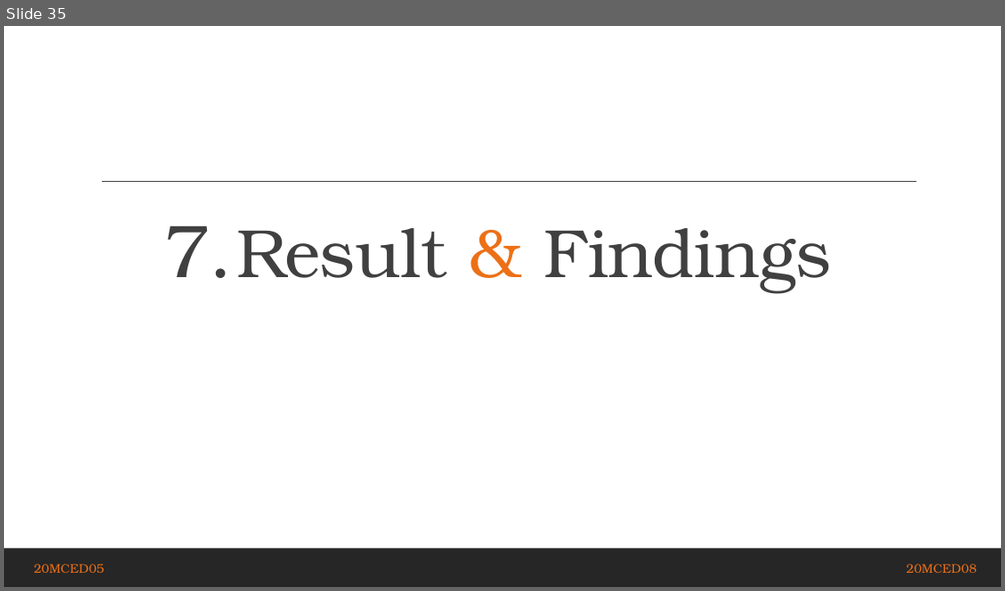
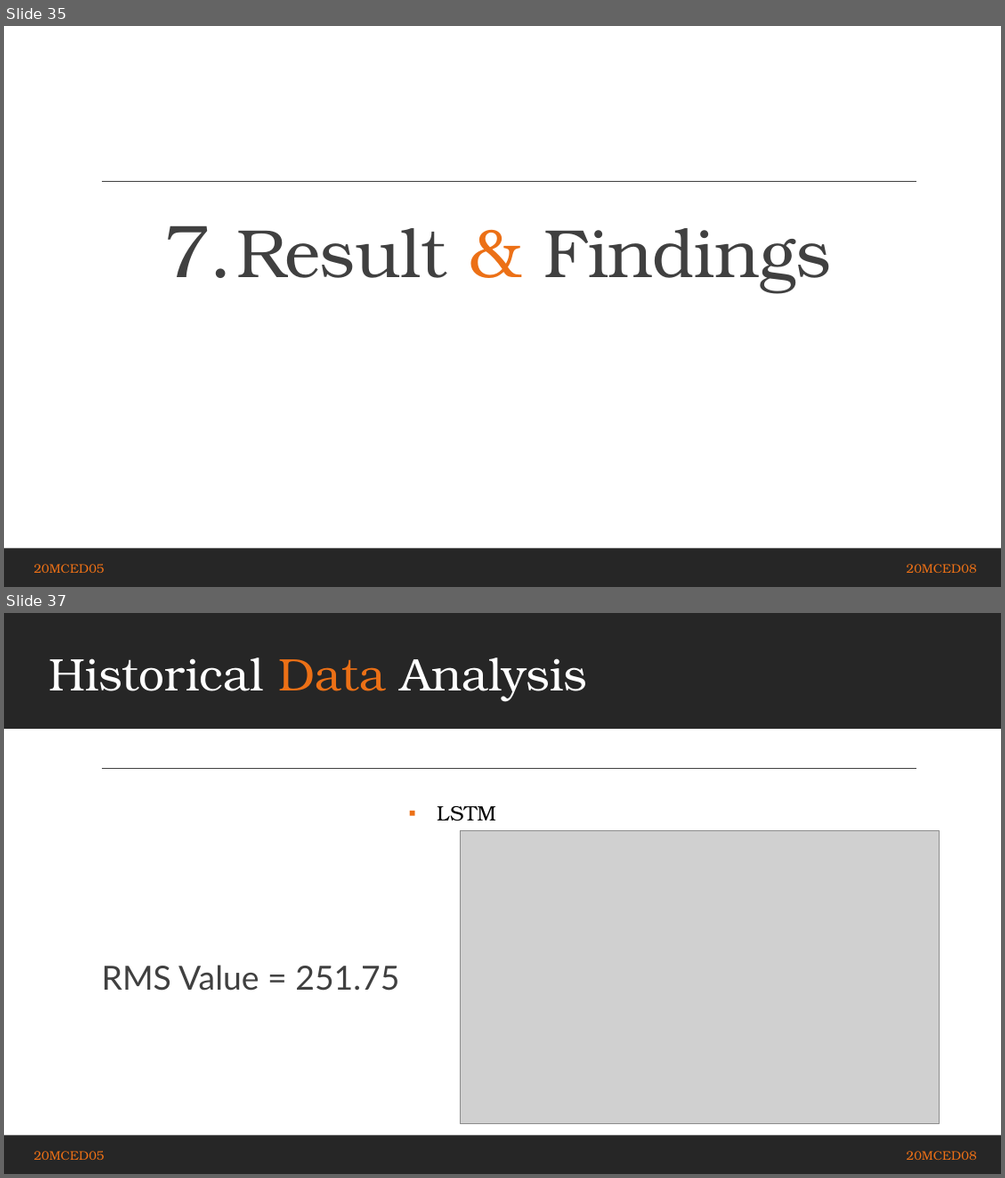
Before and after one commit to Jainil360/Stock-Price-Prediction, a slide deck: AML_INNOVATIVE_20MCED08/AML_PPT.pptx. Shown one above the other, each under a label of ours: slide 35 before the commit, slides 35 and 37 after it; the slides between them are not shown. The pictures are 1005x591 and 1005x1178 pixels, drawn with LibreOffice and Linux fonts; fonts in the diff are those of the drawing; grey boxes stand for pictures. Boxes give left, top, right and bottom in pixels: in the first picture for what was removed or moved away, otherwise in the second. Text is boxed around its words. In the diff, an @@ line names an element or a change of style, - is before the commit and + after.

```diff
--- a/AML_INNOVATIVE_20MCED08/AML_PPT.pptx
+++ b/AML_INNOVATIVE_20MCED08/AML_PPT.pptx
@@ slide 37 added at <box>4,613,1001,1174</box>, background #FFFFFF; not listed: 2 template elements that a slide beside it also shows @@
@@ rectangle added at <box>4,613,1001,728</box>, fill #262626, outline #262626 1.25 pt, 44 pt, text #FFFFFF @@
+Historical Data Analysis
@@ text added at <box>437,806,496,821</box>, 20 pt, text #000000 @@
+▪ LSTM
@@ picture added at <box>461,831,938,1124</box> @@
@@ text added at <box>102,965,399,990</box>, 32 pt, text #404040 @@
+  RMS Value = 251.75
@@ rectangle added at <box>4,1135,1001,1174</box>, fill #262626 @@
@@ text added at <box>34,1151,119,1159</box>, 12 pt, text #262626 @@
+Fountain Codes
@@ text added at <box>34,1151,105,1159</box>, 12 pt, text #EC7016 @@
+20MCED05
@@ text added at <box>906,1151,977,1159</box>, 12 pt, text #262626 @@
+20MCED08
@@ text added at <box>906,1151,971,1159</box>, 12 pt, text #EC7016 @@
+20MCED08
```
Also in this commit, not shown: 2 slides changed, 11 other files.
